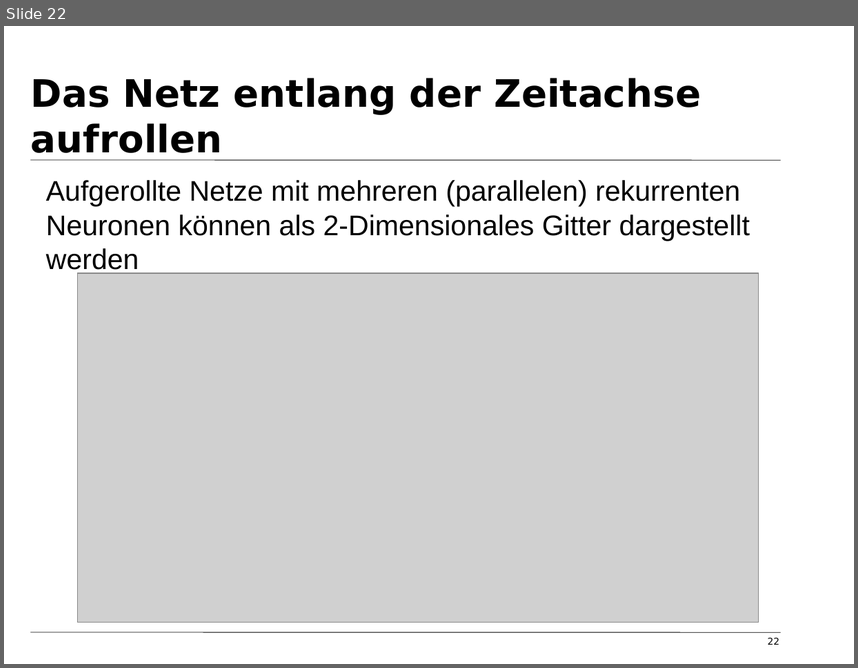
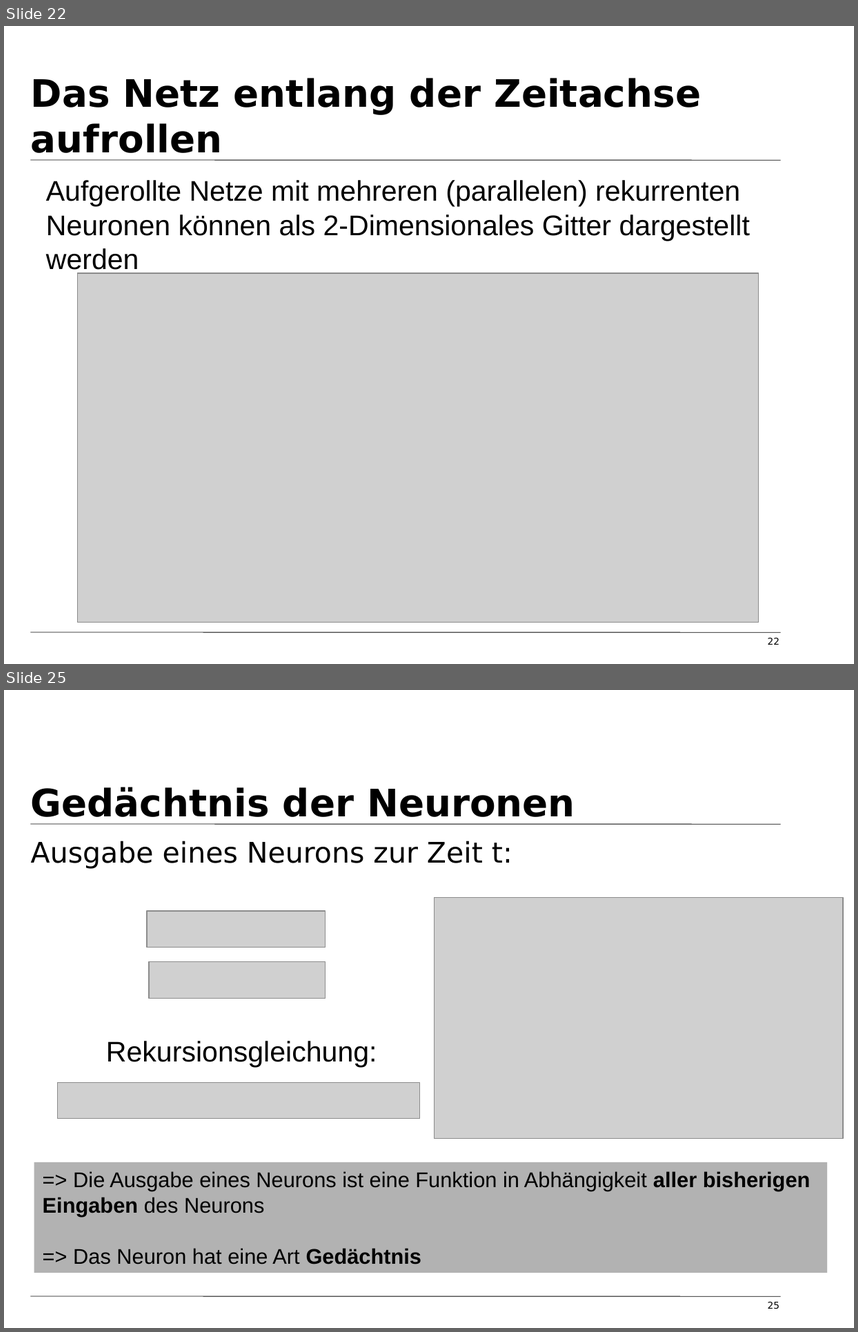
Before and after one commit to tfassbender/deep_learning_team_rnn, a slide deck: vorlesung/vorlesung_rnn_tobias.odp. Shown one above the other, each under a label of ours: slide 22 before the commit, slides 22 and 25 after it; the slides between them are not shown. The pictures are 858x668 and 858x1332 pixels, drawn with LibreOffice and Linux fonts; fonts in the diff are those of the drawing; grey boxes stand for pictures; background and template pictures are left out. Boxes give left, top, right and bottom in pixels: in the first picture for what was removed or moved away, otherwise in the second. Text is boxed around its words. In the diff, an @@ line names an element or a change of style, - is before the commit and + after.

Commit message:
kapitel rekurrente neuronen fertig; wieder einige bilder hinzugefügt

```diff
--- a/vorlesung/vorlesung_rnn_tobias.odp
+++ b/vorlesung/vorlesung_rnn_tobias.odp
@@ slide 25 added at bbox=[4, 690, 854, 1328], background #FFFFFF; not listed: 2 template elements that a slide beside it also shows @@
@@ title added at bbox=[31, 787, 575, 824], 32 pt, text #000000, bold @@
+Gedächtnis der Neuronen
@@ text added at bbox=[31, 840, 513, 869], 24 pt, text #000000 @@
+Ausgabe eines Neurons zur Zeit t:
@@ picture added at bbox=[147, 911, 326, 947] @@
@@ picture added at bbox=[434, 898, 843, 1138] @@
@@ picture added at bbox=[150, 962, 326, 998] @@
@@ text added at bbox=[106, 1041, 377, 1067], 24 pt, text #000000 @@
+Rekursionsgleichung:
@@ picture added at bbox=[58, 1082, 419, 1118] @@
@@ rectangle added at bbox=[34, 1162, 827, 1272], fill #B2B2B2, 18 pt, text #000000 @@
+=> Die Ausgabe eines Neurons ist eine Funktion in Abhängigkeit aller bisherigen Eingaben des Neurons
+=> Das Neuron hat eine Art Gedächtnis
@@ page number added at bbox=[768, 1301, 780, 1309], 8 pt, text #000000 @@
+25
```
Also in this commit, not shown: 6 slides changed, 8 other slides added, 1 slide removed, 5 other files.
